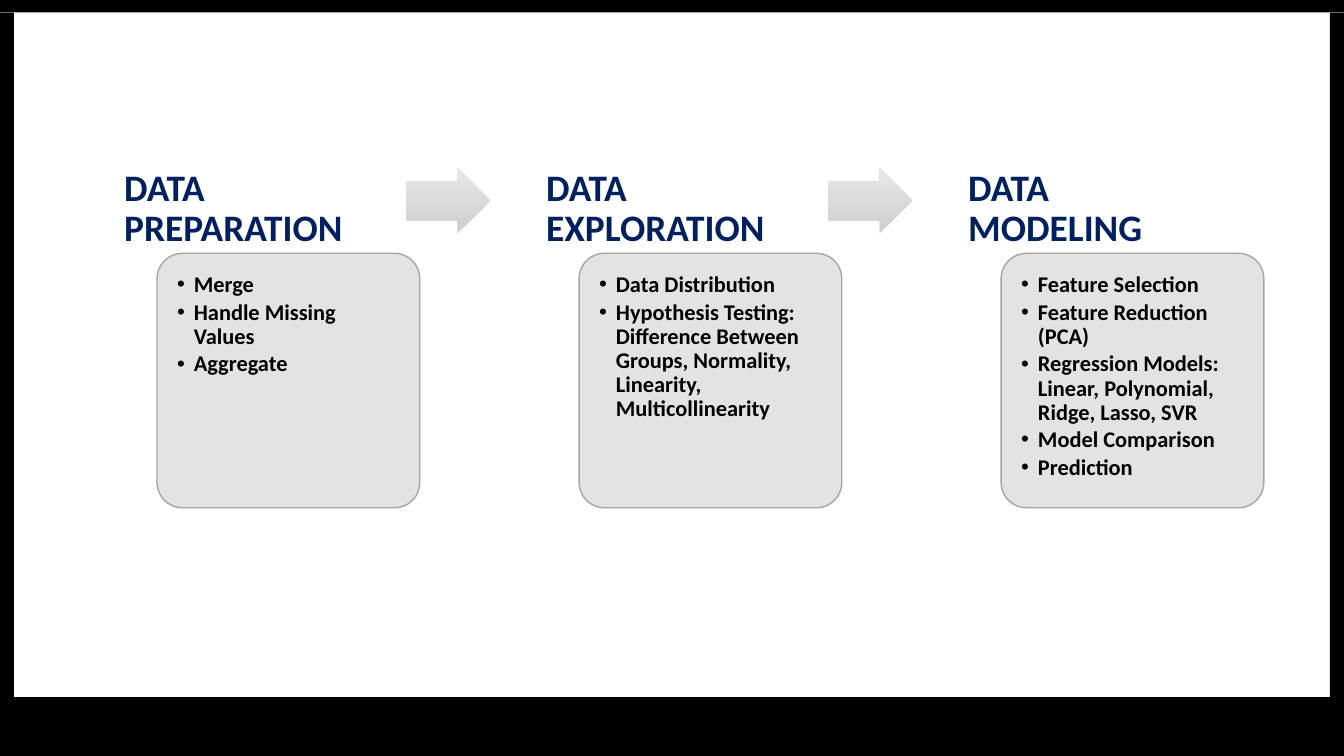
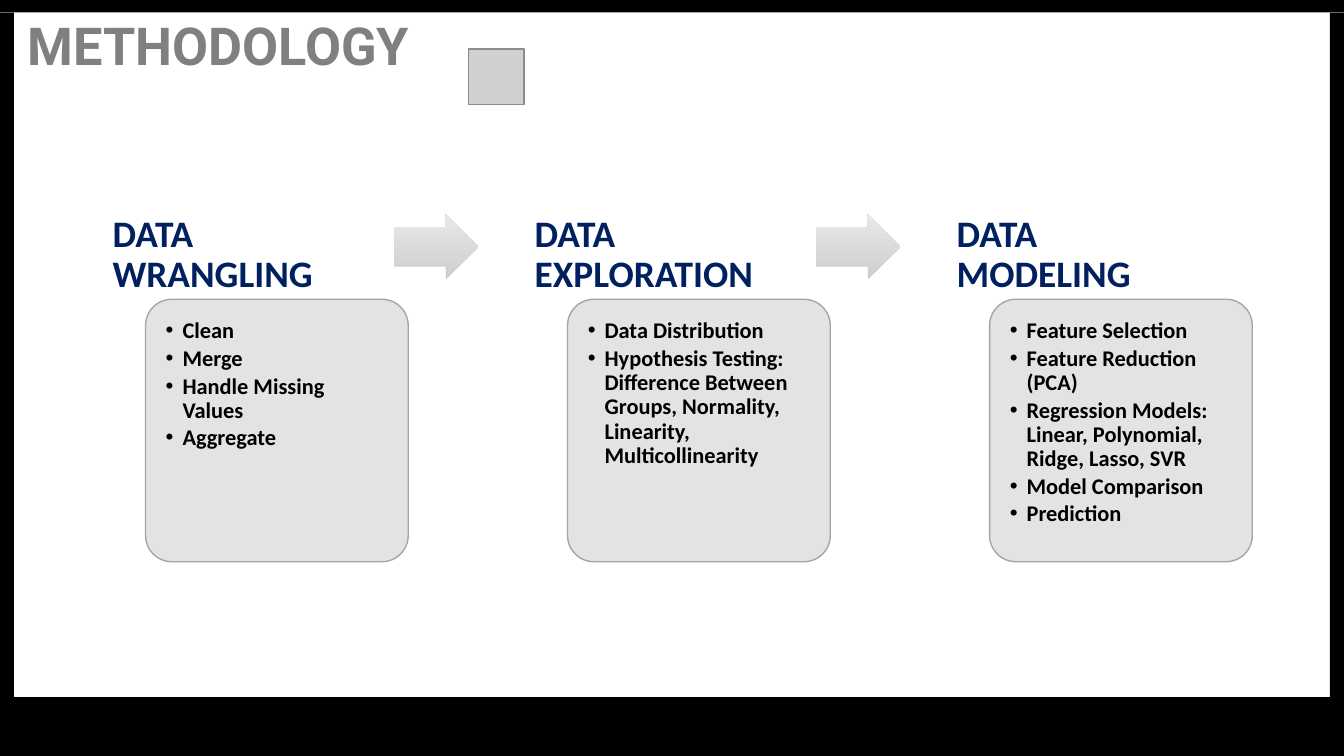
Before and after one commit to ruhama-ahale/soccer_project, a slide deck: slide 7 of Capstone_Final_Report/capstone_project_slide_soccer.pptx (slide 4 before the commit). Drawn at 1344x756 pixels with LibreOffice and Linux fonts; fonts in the diff are those of the drawing; grey boxes stand for pictures. Boxes give left, top, right and bottom in pixels: in the first picture for what was removed or moved away, otherwise in the second. Text is boxed around its words. In the diff, an @@ line names an element or a change of style, - is before the commit and + after.

```diff
--- a/Capstone_Final_Report/capstone_project_slide_soccer.pptx
+++ b/Capstone_Final_Report/capstone_project_slide_soccer.pptx
@@ text added at (28, 27, 409, 66), 28 pt, text #808080, bold @@
+METHODOLOGY
@@ picture added at (469, 50, 524, 105) @@
@@ rounded rectangle: place and size @@
-rounded rectangle at (103, 148, 366, 313)
+rounded rectangle at (91, 195, 353, 391)
@@ text "DATA EXPLORATION": place and size @@
-text "DATA EXPLORATION" at (546, 176, 764, 242)
+text "DATA EXPLORATION" at (535, 222, 753, 288)
@@ rounded rectangle: place and size @@
-rounded rectangle at (526, 148, 788, 313)
+rounded rectangle at (513, 195, 775, 391)
@@ text "DATA MODELING": place and size @@
-text "DATA MODELING" at (968, 176, 1142, 242)
+text "DATA MODELING" at (957, 222, 1131, 288)
@@ rounded rectangle: place and size @@
-rounded rectangle at (948, 148, 1210, 313)
+rounded rectangle at (935, 195, 1198, 391)
@@ text at (113, 222, 313, 288): text changed @@
-DATA PREPARATION
+DATA WRANGLING
@@ right arrow: place and size @@
-right arrow at (406, 168, 491, 234)
+right arrow at (394, 214, 478, 280)
@@ right arrow: place and size @@
-right arrow at (828, 168, 913, 234)
+right arrow at (816, 214, 900, 280)
@@ rounded rectangle: place and size @@
-rounded rectangle at (157, 253, 419, 507)
+rounded rectangle at (145, 300, 407, 562)
@@ text "Clean": place and size @@
-text "Clean" at (194, 277, 336, 375)
+text "Clean" at (183, 322, 324, 449)
@@ text at (183, 322, 235, 338): paragraph added @@
+  • Clean
@@ rounded rectangle: place and size @@
-rounded rectangle at (579, 253, 841, 507)
+rounded rectangle at (567, 300, 829, 562)
@@ text "Data Distribution": place and size @@
-text "Data Distribution" at (616, 276, 798, 420)
+text "Data Distribution" at (605, 322, 787, 467)
@@ rounded rectangle: place and size @@
-rounded rectangle at (1001, 253, 1263, 507)
+rounded rectangle at (989, 300, 1251, 562)
@@ text "Feature Selection": place and size @@
-text "Feature Selection" at (1038, 276, 1218, 475)
+text "Feature Selection" at (1027, 322, 1207, 521)
```
Also in this commit, not shown: 4 other slides changed, 22 slides added, 6 slides removed, 10 other files.
